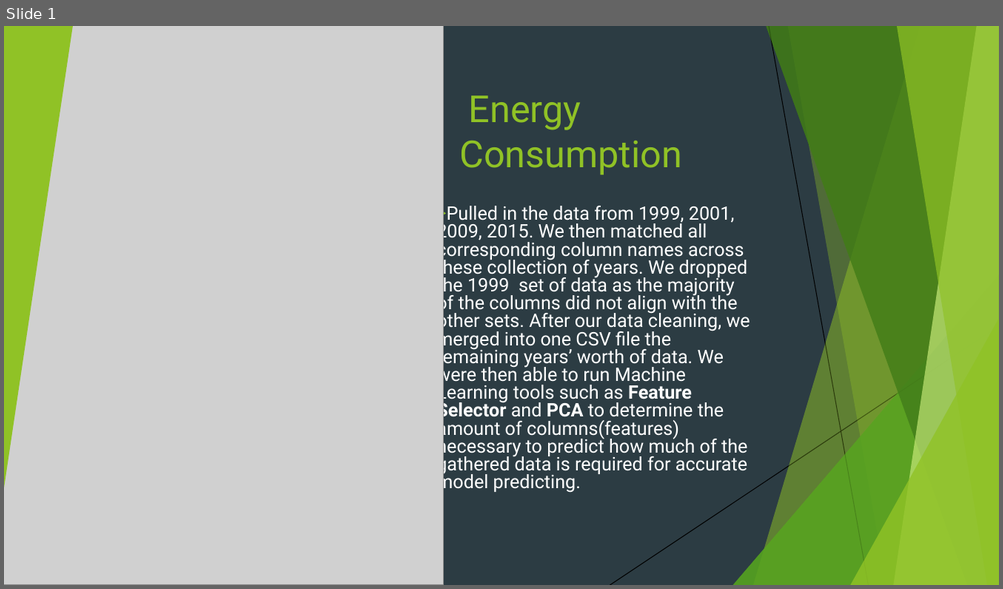
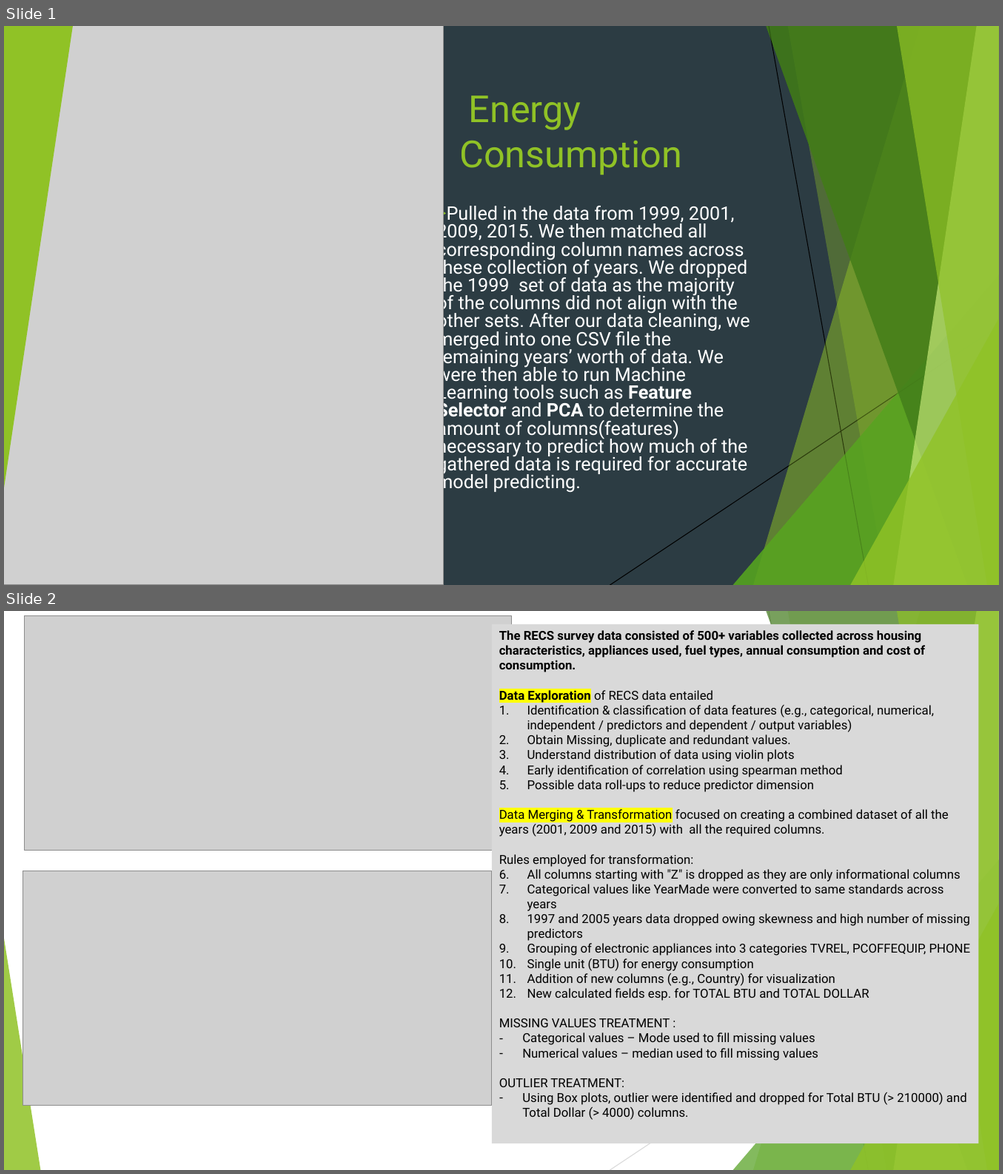
Before and after one commit to sigmanudude/ResidentialEnergyPrediction, a slide deck: PresentationSlide.pptx. Shown one above the other, each under a label of ours: slide 1 before the commit, slides 1 and 2 after it. The pictures are 1003x589 and 1003x1174 pixels, drawn with LibreOffice and Linux fonts; fonts in the diff are those of the drawing; grey boxes stand for pictures. Boxes give left, top, right and bottom in pixels: in the first picture for what was removed or moved away, otherwise in the second. Text is boxed around its words. In the diff, an @@ line names an element or a change of style, - is before the commit and + after.

Commit message:
Addition to presentation slide

```diff
--- a/PresentationSlide.pptx
+++ b/PresentationSlide.pptx
@@ slide 2 added at bbox=[4, 611, 999, 1170], background #FFFFFF; not listed: 7 template elements that a slide beside it also shows @@
@@ picture added at bbox=[24, 615, 511, 850] @@
@@ rectangle added at bbox=[492, 624, 979, 1145], fill #D9D9D9, 12 pt, text #000000 @@
+The RECS survey data consisted of 500+ variables collected across housing characteristics, appliances used, fuel types, annual consumption and cost of consumption.
+Data Exploration of RECS data entailed
+1. Identification & classification of data features (e.g., categorical, numerical, independent / predictors and dependent / output variables)
+2. Obtain Missing, duplicate and redundant values.
+3. Understand distribution of data using violin plots
+4. Early identification of correlation using spearman method
+5. Possible data roll-ups to reduce predictor dimension
+Data Merging & Transformation focused on creating a combined dataset of all the years (2001, 2009 and 2015) with all the required columns.
+Rules employed for transformation:
+1. All columns starting with "Z" is dropped as they are only informational columns
+2. Categorical values like YearMade were converted to same standards across years
+3. 1997 and 2005 years data dropped owing skewness and high number of missing predictors
+4. Grouping of electronic appliances into 3 categories TVREL, PCOFFEQUIP, PHONE
+5. Single unit (BTU) for energy consumption
+6. Addition of new columns (e.g., Country) for visualization
+7. New calculated fields esp. for TOTAL BTU and TOTAL DOLLAR
+MISSING VALUES TREATMENT :
+– Categorical values – Mode used to fill missing values
+– Numerical values – median used to fill missing values
+OUTLIER TREATMENT:
+– Using Box plots, outlier were identified and dropped for Total BTU (> 210000) and Total Dollar (> 4000) columns.
@@ line added from (768, 611) to (868, 1170), #BFBFBF 0.75 pt @@
@@ picture added at bbox=[22, 871, 492, 1105] @@
@@ line added from (999, 911) to (610, 1170), #D9D9D9 0.75 pt @@
@@ triangle added at bbox=[4, 939, 40, 1170], fill #90C226 at 85% opacity @@
```
Also in this commit, not shown: 1 other slide added, 1 other file.
